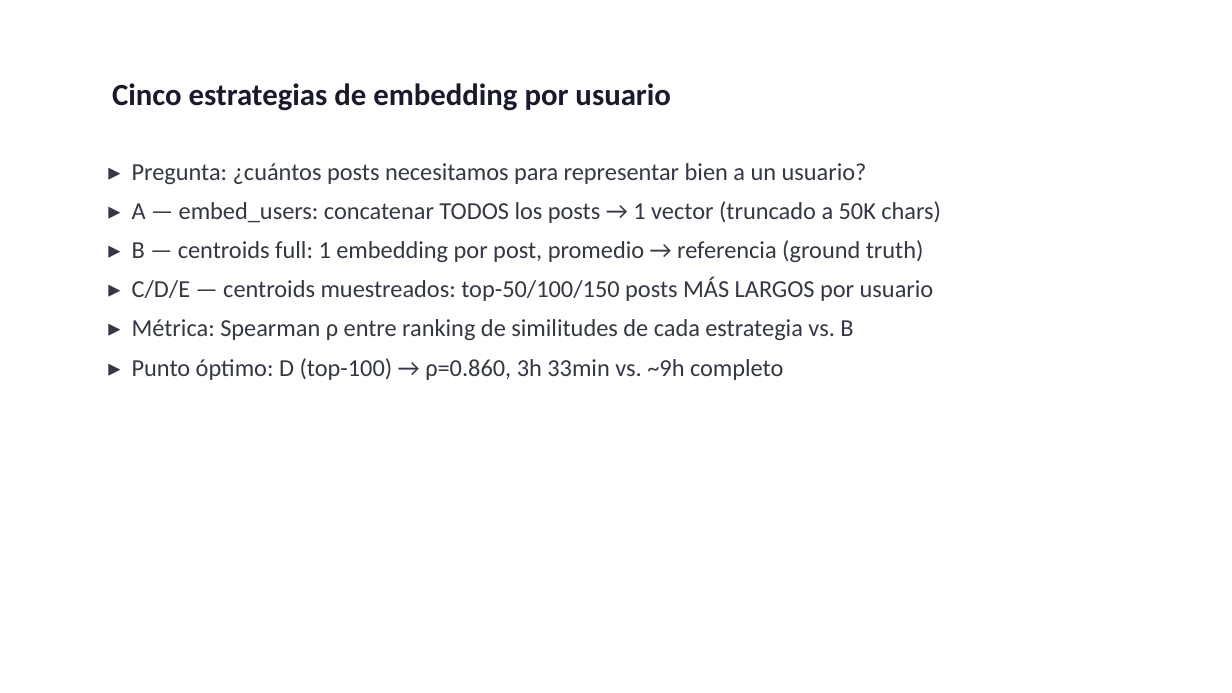
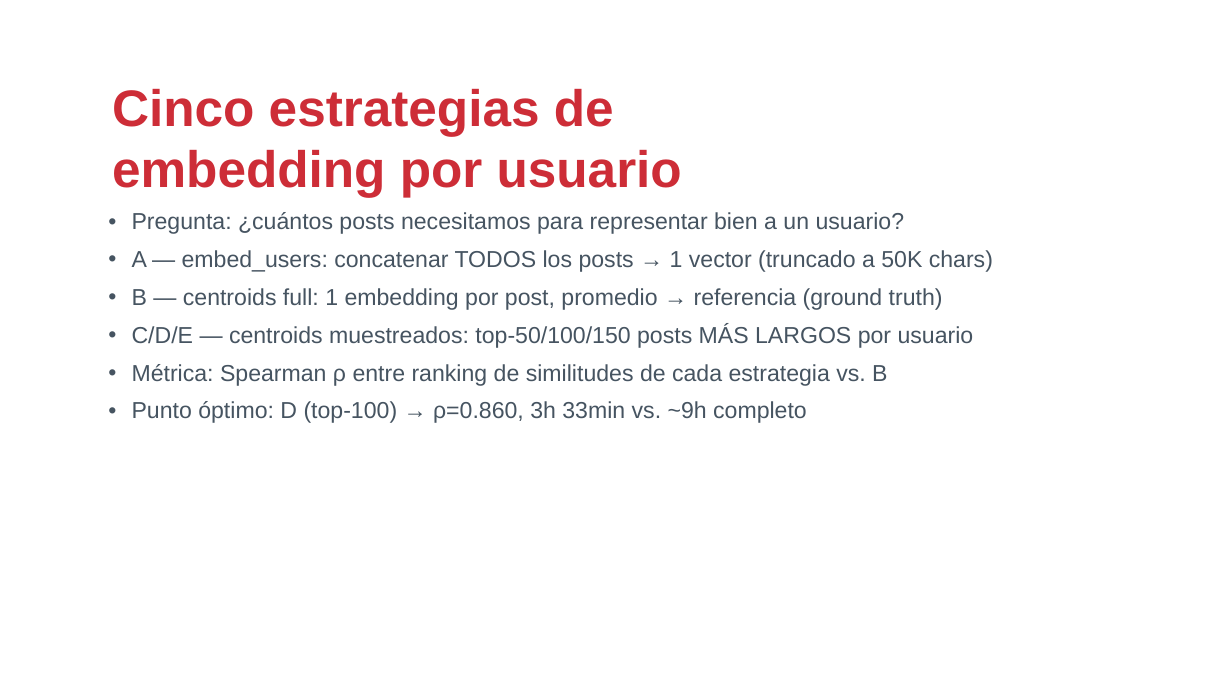
Before and after one commit to drj3ky11/FearOfTheDark, a slide deck: slide 17 of IronMarch/csbc26_caso_ironmarch.pptx. Drawn at 1232x693 pixels with LibreOffice and Linux fonts; fonts in the diff are those of the drawing; background and template pictures are left out. Boxes give left, top, right and bottom in pixels: in the first picture for what was removed or moved away, otherwise in the second. Text is boxed around its words. In the diff, an @@ line names an element or a change of style, - is before the commit and + after.

```diff
--- a/IronMarch/csbc26_caso_ironmarch.pptx
+++ b/IronMarch/csbc26_caso_ironmarch.pptx
@@ text "Cinco estrategias de embedding por ..." at box(112, 89, 682, 198): size 24 to 40 pt, font Calibri to Arial, text colour #1A1A2E to #CD2D37 @@
@@ text at box(132, 212, 993, 423): text changed; size 19 to 18 pt; font Calibri to Arial; text colour #333844 to #465461 @@
-▸ Pregunta: ¿cuántos posts necesitamos para representar bien a un usuario?
-▸ A — embed_users: concatenar TODOS los posts → 1 vector (truncado a 50K chars)
-▸ B — centroids full: 1 embedding por post, promedio → referencia (ground truth)
-▸ C/D/E — centroids muestreados: top-50/100/150 posts MÁS LARGOS por usuario
-▸ Métrica: Spearman ρ entre ranking de similitudes de cada estrategia vs. B
-▸ Punto óptimo: D (top-100) → ρ=0.860, 3h 33min vs. ~9h completo
+• Pregunta: ¿cuántos posts necesitamos para representar bien a un usuario?
+• A — embed_users: concatenar TODOS los posts → 1 vector (truncado a 50K chars)
+• B — centroids full: 1 embedding por post, promedio → referencia (ground truth)
+• C/D/E — centroids muestreados: top-50/100/150 posts MÁS LARGOS por usuario
+• Métrica: Spearman ρ entre ranking de similitudes de cada estrategia vs. B
+• Punto óptimo: D (top-100) → ρ=0.860, 3h 33min vs. ~9h completo
```
Also in this commit, not shown: 24 other slides changed, 7 other files.
